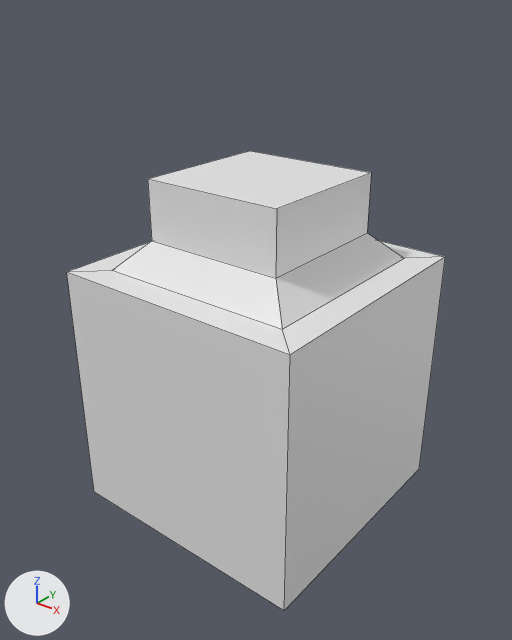
One commit to the OBJ model assets/models/obj1.obj: the scene before it, then after it.
The view is the same before and after, from a 50 mm camera at (3.05, -3.87, 2.93) aimed at (0.03, -0.1, 0.59). Every picture has the same lights, and +X, +Y and +Z are marked at lower left. Mesh edges are drawn as thin lines. Where no turn or scale is listed for an object, it has been applied to the vertices.
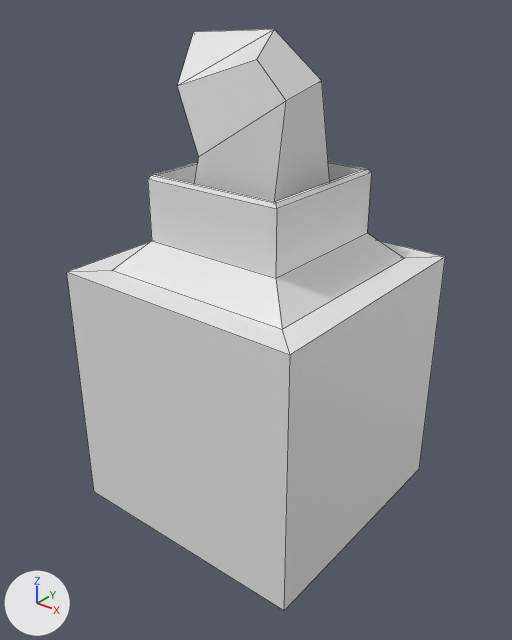
Boxes [x1, y1, x2, y2] around the edits, measured in the pictures (512 x 640 px):
'Cube', reshaped (26% taller)
    before: [67, 151, 445, 611]
    after: [67, 29, 445, 611]
part 1 of me_cube, built on
    before: [149, 151, 371, 209]
    after: [148, 29, 371, 209]

Diff of the bpy script that builds the scene:
```diff
--- a/assets/models/obj1.obj.py
+++ b/assets/models/obj1.obj.py
@@ me_cube @@
 # used by ob_cube; location = (0.0, 0.0, 0.0)
-me_cube.from_pydata(...)  # 20 vertices, 18 faces; spans x -1.0..1.0, y -1.0..1.0, z -1.0..1.66
+me_cube.from_pydata(...)  # 44 vertices, 43 faces; spans x -1.0..1.0, y -1.0..1.0, z -1.0..2.6
+# me_cube part 1
+# 1 face is deleted
+# 24 vertices are added at x -0.62..0.54, y -0.54..0.54, z 1.38..2.6
+# 26 new faces join them
```
